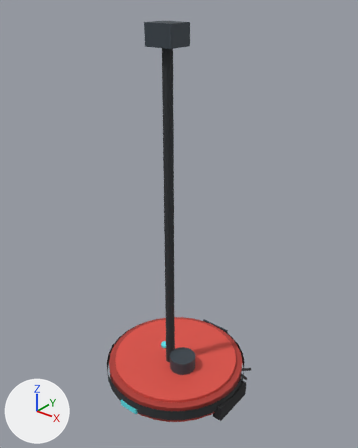
What one commit did to the OBJ model assets/robot_proxies/robot_red_h140.obj.
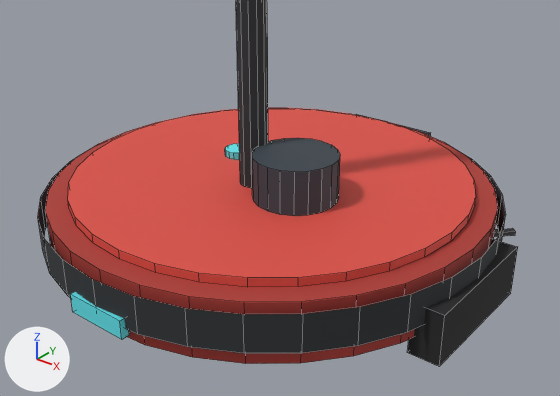
Each version is shown whole from a camera (50 mm lens) standing at (1.048, -1.287, 1.542) and looking at (0.005, 0.016, 0.734), then close up from a camera (50 mm lens) standing at (0.577, -0.705, 0.525) and looking at (0.162, -0.187, 0.203). Lighting does not change. The marker at lower left points along +X, +Y and +Z. The older version's two pictures come first. The close-ups show mesh edges as thin lines. Where no turn or scale is listed for an object, it has been applied to the vertices.

Names of what the first close-up shows: 'low_poly_robot_vacuum'.
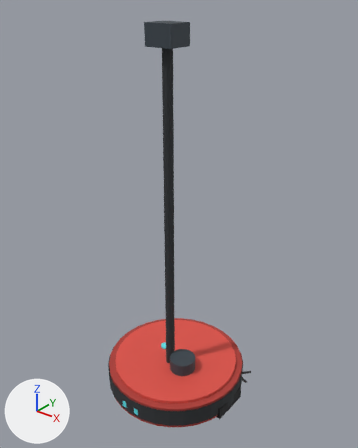
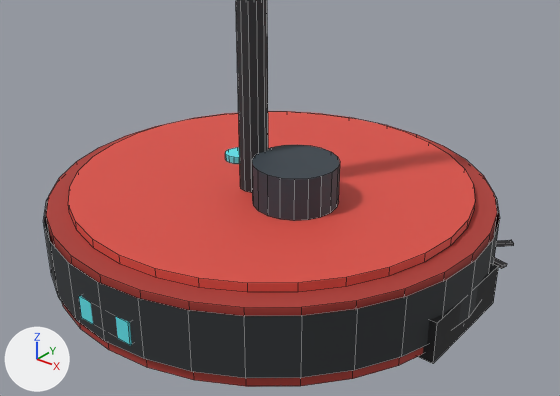
Changed parts and their boxes [x1, y1, x2, y2] in the close-ups (560 x 396 px; the box of a moved part takes in the faces that stretch with it):
'low_poly_robot_vacuum', reshaped: before [38, 0, 518, 366]; after [43, 0, 514, 387]
part 1 of me_low_poly_robot_vacuum, moved or reshaped: before [45, 120, 498, 364]; after [46, 124, 497, 387]
part 2 of me_low_poly_robot_vacuum, moved or reshaped: before [68, 108, 476, 287]; after [68, 111, 475, 293]
part 3 of me_low_poly_robot_vacuum, moved or reshaped: before [38, 158, 506, 354]; after [43, 196, 500, 378]
part 4 of me_low_poly_robot_vacuum, moved or reshaped: before [252, 138, 340, 216]; after [252, 145, 340, 221]
part 5 of me_low_poly_robot_vacuum, moved or reshaped: before [225, 143, 240, 160]; after [225, 147, 240, 164]
part 6 of me_low_poly_robot_vacuum, moved or reshaped: before [407, 239, 518, 366]; after [418, 264, 499, 363]
part 7 of me_low_poly_robot_vacuum, moved or reshaped (not visible afterwards): before [356, 114, 431, 136]
part 8 of me_low_poly_robot_vacuum, moved or reshaped: before [70, 292, 129, 339]; after [79, 296, 132, 345]
part 9 of me_low_poly_robot_vacuum, moved or reshaped (not visible before): after [494, 257, 507, 269]
part 10 of me_low_poly_robot_vacuum, moved or reshaped: before [494, 228, 516, 237]; after [496, 240, 514, 247]
part 11 of me_low_poly_robot_vacuum, moved or reshaped: before [236, 0, 268, 188]; after [236, 0, 268, 193]

The change, as a list of edits to the scene's bpy script:
```text
Change me_low_poly_robot_vacuum:
    used by ob_low_poly_robot_vacuum; location = (0.0, 0.0, 0.0)
    remove me_low_poly_robot_vacuum.from_pydata(...)  # 360 vertices, 208 faces; spans x -0.298..0.298, y -0.294..0.298, z 0.012..1.435
    add me_low_poly_robot_vacuum.from_pydata(...)  # 360 vertices, 208 faces; spans x -0.286..0.286, y -0.286..0.286, z 0.0..1.435
    me_low_poly_robot_vacuum part 1: the loose piece of 64 vertices spanning x -0.282..0.282, y -0.282..0.282, z 0.035..0.108 is scaled about its middle by (1, 1, 1.32), then moved by (0.0, 0.0, -0.018)
    me_low_poly_robot_vacuum part 2: the loose piece of 64 vertices spanning x -0.255..0.255, y -0.255..0.255, z 0.108..0.119 is moved by (0.0, 0.0, -0.006)
    me_low_poly_robot_vacuum part 3: the loose piece of 64 vertices spanning x -0.292..0.292, y -0.292..0.292, z 0.055..0.101 is scaled about its middle by (0.979, 0.979, 1.63), then moved by (0.0, 0.0, -0.021)
    me_low_poly_robot_vacuum part 4: the loose piece of 40 vertices spanning x 0.013..0.117, y -0.087..0.017, z 0.119..0.174 is scaled about the mesh origin by (1, 1, 0.945)
    me_low_poly_robot_vacuum part 5: the loose piece of 32 vertices spanning x -0.093..-0.057, y 0.002..0.038, z 0.119..0.128 is moved by (0.0, 0.0, -0.006)
    me_low_poly_robot_vacuum part 6: the loose piece of 8 vertices spanning x 0.26..0.298, y -0.09..0.09, z 0.012..0.076 is scaled about its middle by (0.842, 0.833, 0.813), then moved by (-0.011, 0.0, -0.018)
    me_low_poly_robot_vacuum part 7: the loose piece of 8 vertices spanning x -0.067..0.067, y 0.291..0.298, z 0.068..0.101 is scaled about its middle by (1, 0.857, 1.21), then moved by (0.0, -0.014, -0.015)
    me_low_poly_robot_vacuum part 8: the loose piece of 8 vertices spanning x -0.04..0.04, y -0.294..-0.284, z 0.045..0.068 is scaled about its middle by (1, 0.6, 1.22), then moved by (0.0, 0.008, -0.011)
    me_low_poly_robot_vacuum part 9: the loose piece of 8 vertices spanning x 0.129..0.261, y 0.154..0.198, z 0.018..0.024 is moved by (0.0, 0.0, -0.017)
    me_low_poly_robot_vacuum part 10: the loose piece of 8 vertices spanning x 0.144..0.246, y 0.125..0.227, z 0.018..0.024 is moved by (0.0, 0.0, -0.017)
    me_low_poly_robot_vacuum part 11: 12 of 360 vertices moved; they spanned x -0.018..0.018, y -0.053..-0.017, z 0.119 and now span x -0.018..0.018, y -0.053..-0.017, z 0.113; mean shift (0.0, 0.0, -0.006); largest move (0.0, -0.017, 0.119) -> (0.0, -0.017, 0.113)
    other edits to the shape of me_low_poly_robot_vacuum do not show in these pictures
```
